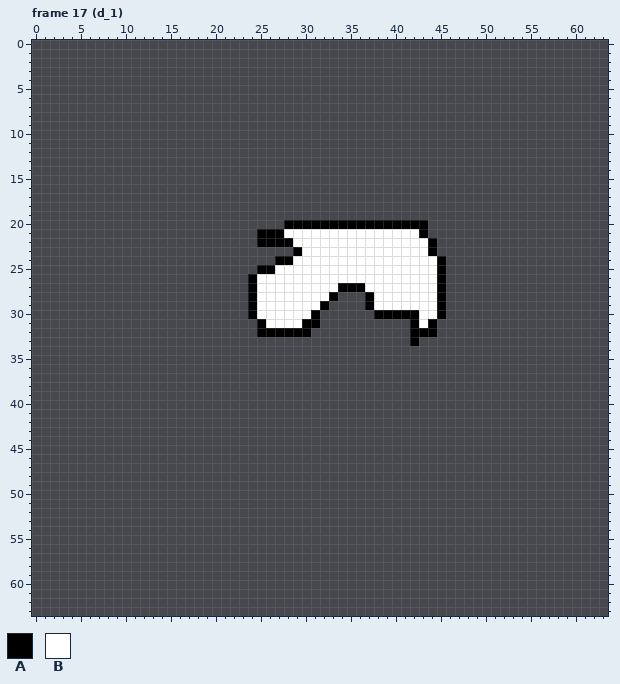
Edited in one commit: pixel-art file (Player_eevee.ase). This is how it looked before the edit.
64x64 pixels, 86 frames. Shown: frame 17 (d_1). The commit also changed other frames, which this record leaves out.
Visible layers, top first: "Layer 1", "Sprite Sheet".
Palette (. is transparent): A #000000  B #ffffff
Pixels before, frame 17 (d_1) (only the part around the change), first column x 6:
 8 ............................................
 9 ............................................
10 ............................................
11 ............................................
12 ............................................
13 ............................................
14 ............................................
15 ............................................
16 ............................................
17 ............................................
18 ............................................
19 ............................................
20 ......................AAAAAAAAAAAAAAAA......
21 ...................AAABBBBBBBBBBBBBBBA......
22 ...................AAAABBBBBBBBBBBBBBBA.....
23 .......................ABBBBBBBBBBBBBBA.....
24 .....................AABBBBBBBBBBBBBBBBA....
25 ...................AABBBBBBBBBBBBBBBBBBA....
26 ..................ABBBBBBBBBBBBBBBBBBBBA....
27 ..................ABBBBBBBBBAAABBBBBBBBA....
28 ..................ABBBBBBBBA...ABBBBBBBA....
29 ..................ABBBBBBBA....ABBBBBBBA....
30 ..................ABBBBBBA......AAAAABBA....
31 ...................ABBBBAA..........ABA.....
32 ...................AAAAAA...........AAA.....
33 ....................................A.......
34 ............................................
35 ............................................
36 ............................................
37 ............................................
38 ............................................
39 ............................................
40 ............................................
41 ............................................
42 ............................................
43 ............................................
44 ............................................
45 ............................................
Now the later version:
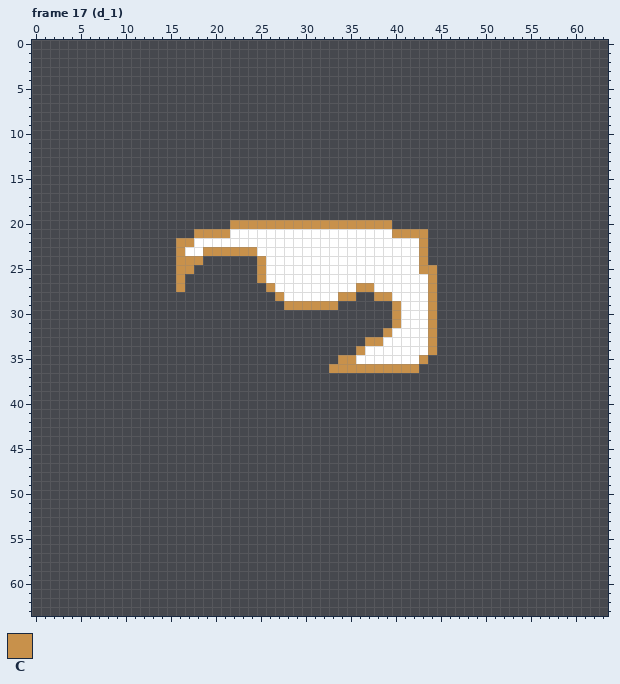
Colours new in this view: C #c8914b
Changes in this commit:
Changed rows in their new state; - is an unchanged pixel.
Frame 17 (d_1), layer "Sprite Sheet":
first column x 16:
20 ------CCCCCCCCCCCCCCCCCC....--
21 --CCCCBBBBBB------------CCCC--
22 CCBBBBBBBBBBB--------------C.-
23 CBBCCCCCCBBBBB-------------C.-
24 CCC------CBBB--------------C..
25 CC-------CB----------------CC.
26 C-------.C------------------C.
27 C-------..C-------BBCC------C.
28 --------...C-----BCC-.CC----C.
29 --------....CCCCCC---...C---C.
30 --------........------..CBB-C.
31 ---------.......--------CBB-C-
32 ---------......--------CBBBBC-
33 ---------------------CCBBBBBC-
34 --------------------CBBBBBBBC-
35 ------------------CCBBBBBBBC--
36 -----------------CCCCCCCCCC---
